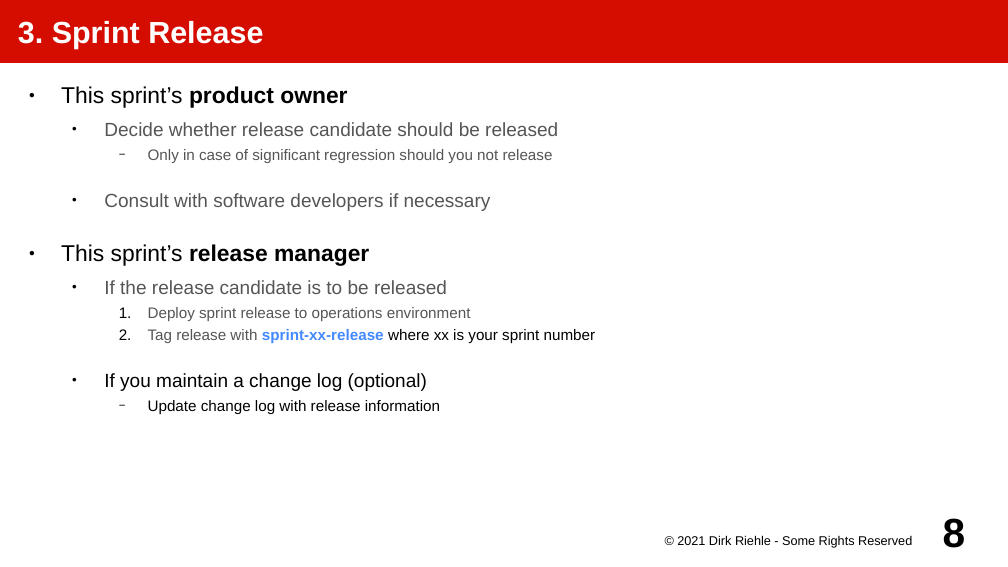
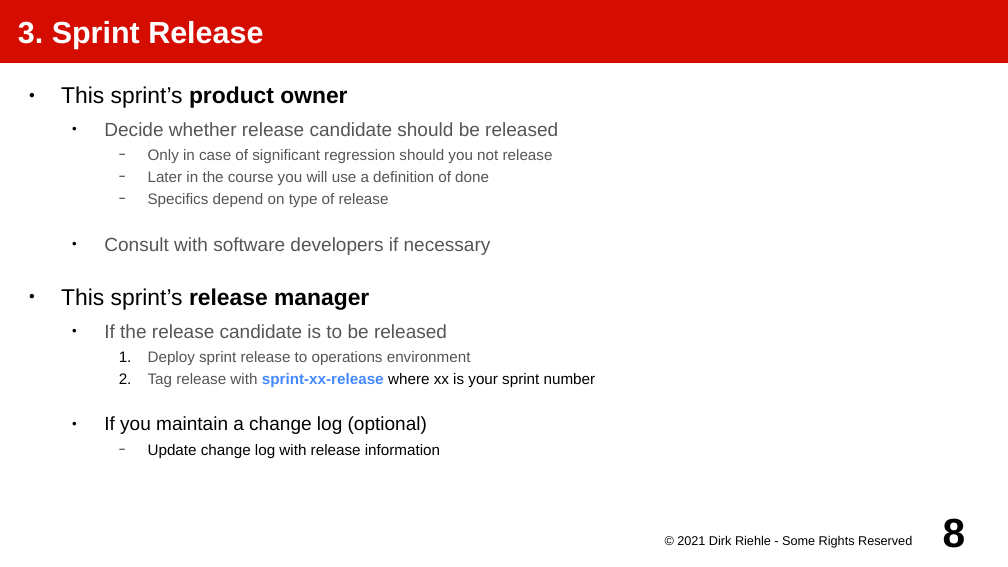
Before and after one commit to dirkriehle/amos-course, a slide deck: slide 8 of Lecture slides/AMOS B02 - The Team Meeting.odp. Drawn at 1008x567 pixels with LibreOffice and Linux fonts; fonts in the diff are those of the drawing. Boxes give left, top, right and bottom in pixels: in the first picture for what was removed or moved away, otherwise in the second. Text is boxed around its words. In the diff, an @@ line names an element or a change of style, - is before the commit and + after.

```diff
--- a/Lecture slides/AMOS B02 - The Team Meeting.odp
+++ b/Lecture slides/AMOS B02 - The Team Meeting.odp
@@ text at box(148, 171, 489, 207): paragraphs added @@
+    − Later in the course you will use a definition of done
+    − Specifics depend on type of release
```
Also in this commit, not shown: 4 other files.
